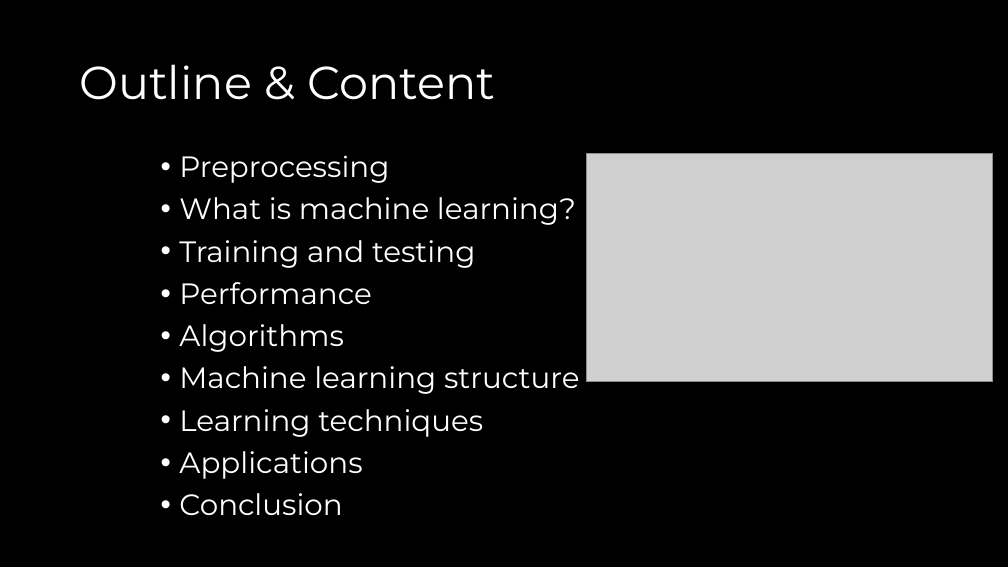
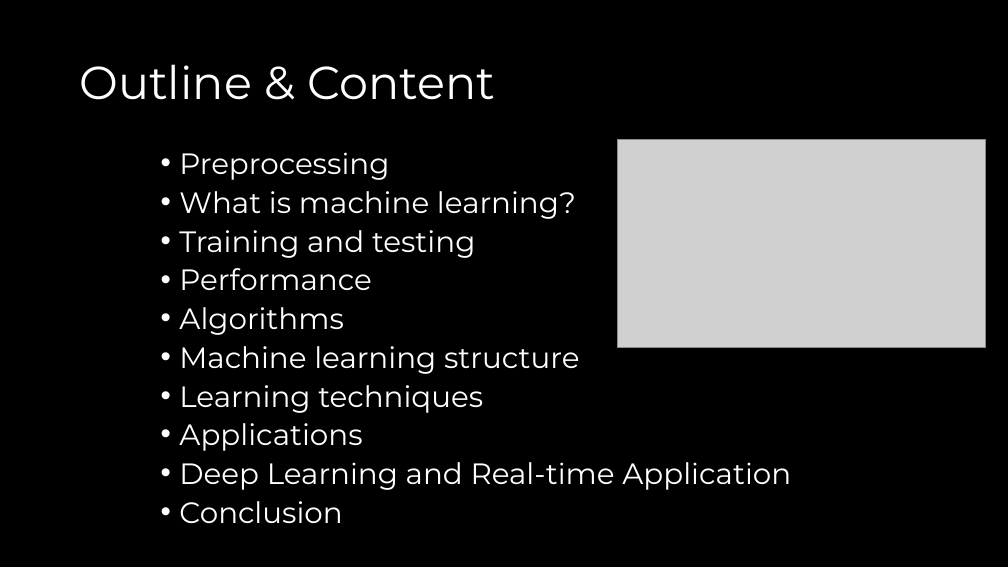
Before and after one commit to akaraci/Makine-Ogrenmesi, a slide deck: slide 3 of Sunular/MÖT-Hafta-1.pptx. Drawn at 1008x567 pixels with LibreOffice and Linux fonts; fonts in the diff are those of the drawing; grey boxes stand for pictures. Boxes give left, top, right and bottom in pixels: in the first picture for what was removed or moved away, otherwise in the second. Text is boxed around its words. In the diff, an @@ line names an element or a change of style, - is before the commit and + after.

```diff
--- a/Sunular/MÖT-Hafta-1.pptx
+++ b/Sunular/MÖT-Hafta-1.pptx
@@ picture: place and size @@
-picture at <box>586,153,993,382</box>
+picture at <box>617,140,986,348</box>
@@ text at <box>179,152,580,523</box>: line spacing 0.9 to 0.8 @@
@@ text at <box>179,462,791,490</box>: paragraph added @@
+• Deep Learning and Real-time Application
```
Also in this commit, not shown: 14 other slides changed.
